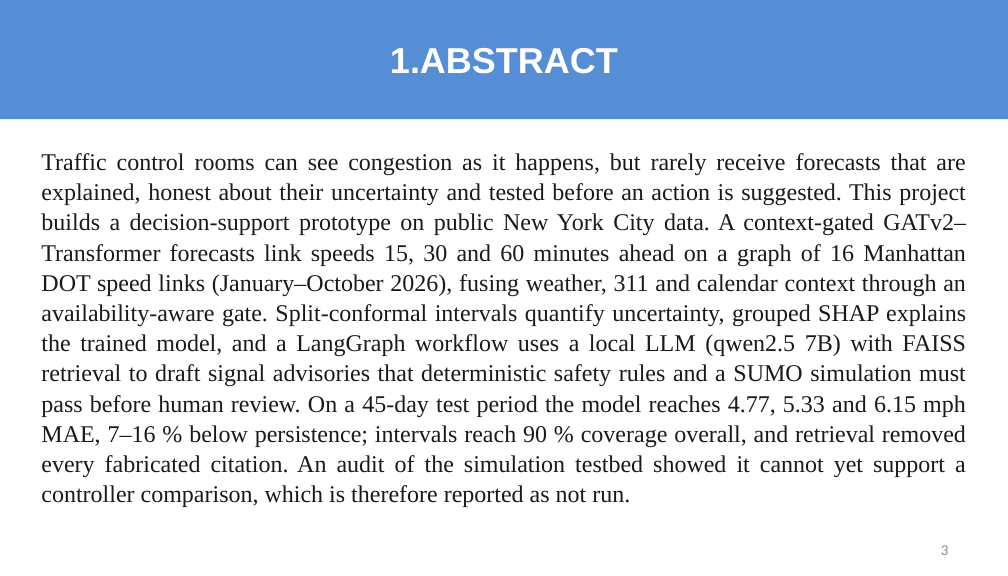
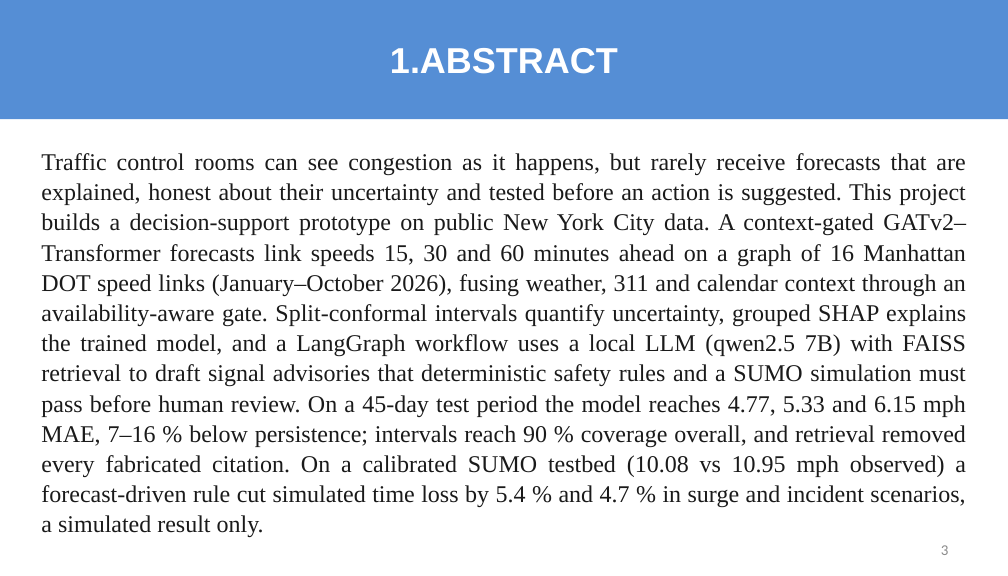
Before and after one commit to sricharansk/Major-Project, a slide deck: slide 3 of presentation/Final_Review_S_K_Sricharan_25MML1010.pptx. Drawn at 1008x576 pixels with LibreOffice and Linux fonts; fonts in the diff are those of the drawing. Boxes give left, top, right and bottom in pixels: in the first picture for what was removed or moved away, otherwise in the second. Text is boxed around its words. In the diff, an @@ line names an element or a change of style, - is before the commit and + after.

```diff
--- a/presentation/Final_Review_S_K_Sricharan_25MML1010.pptx
+++ b/presentation/Final_Review_S_K_Sricharan_25MML1010.pptx
@@ text at bbox=[41, 153, 966, 537]: text changed @@
-Traffic control rooms can see congestion as it happens, but rarely receive forecasts that are explained, honest about their uncertainty and tested before an action is suggested. This project builds a decision-support prototype on public New York City data. A context-gated GATv2–Transformer forecasts link speeds 15, 30 and 60 minutes ahead on a graph of 16 Manhattan DOT speed links (January–October 2026), fusing weather, 311 and calendar context through an availability-aware gate. Split-conformal intervals quantify uncertainty, grouped SHAP explains the trained model, and a LangGraph workflow uses a local LLM (qwen2.5 7B) with FAISS retrieval to draft signal advisories that deterministic safety rules and a SUMO simulation must pass before human review. On a 45-day test period the model reaches 4.77, 5.33 and 6.15 mph MAE, 7–16 % below persistence; intervals reach 90 % coverage overall, and retrieval removed every fabricated citation. An audit of the simulation testbed showed it cannot yet support a controller comparison, which is therefore reported as not run.
+Traffic control rooms can see congestion as it happens, but rarely receive forecasts that are explained, honest about their uncertainty and tested before an action is suggested. This project builds a decision-support prototype on public New York City data. A context-gated GATv2–Transformer forecasts link speeds 15, 30 and 60 minutes ahead on a graph of 16 Manhattan DOT speed links (January–October 2026), fusing weather, 311 and calendar context through an availability-aware gate. Split-conformal intervals quantify uncertainty, grouped SHAP explains the trained model, and a LangGraph workflow uses a local LLM (qwen2.5 7B) with FAISS retrieval to draft signal advisories that deterministic safety rules and a SUMO simulation must pass before human review. On a 45-day test period the model reaches 4.77, 5.33 and 6.15 mph MAE, 7–16 % below persistence; intervals reach 90 % coverage overall, and retrieval removed every fabricated citation. On a calibrated SUMO testbed (10.08 vs 10.95 mph observed) a forecast-driven rule cut simulated time loss by 5.4 % and 4.7 % in surge and incident scenarios, a simulated result only.
```
Also in this commit, not shown: 11 other slides changed, 7 other files.
